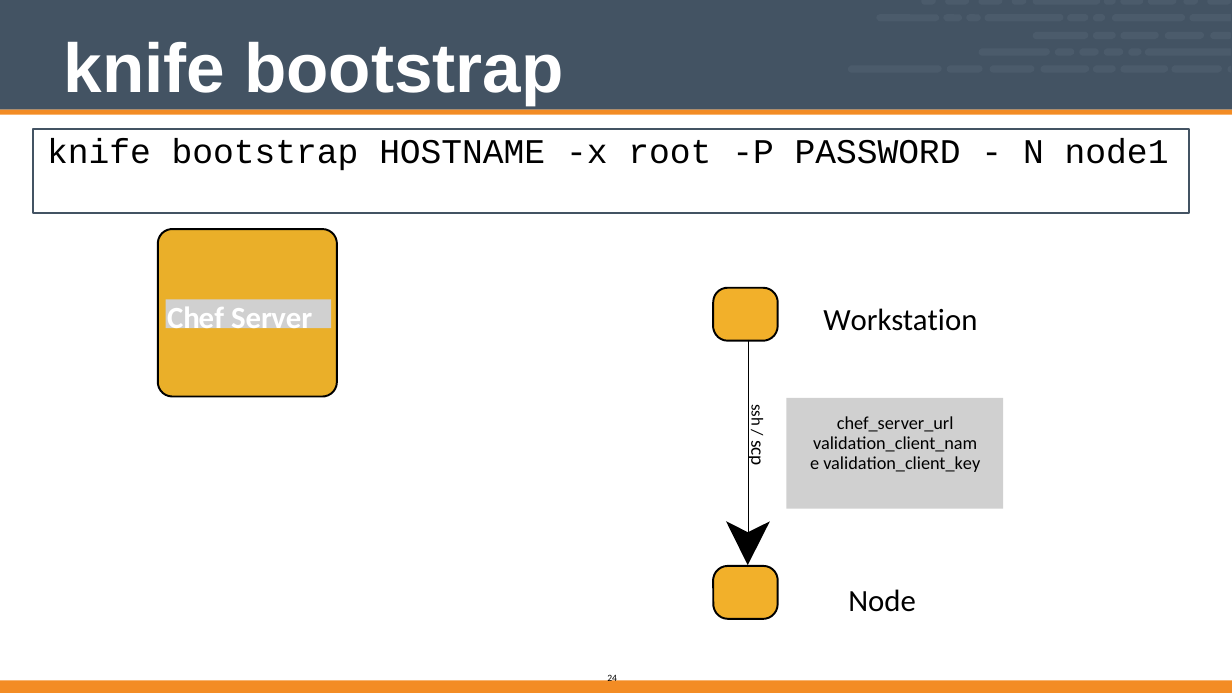
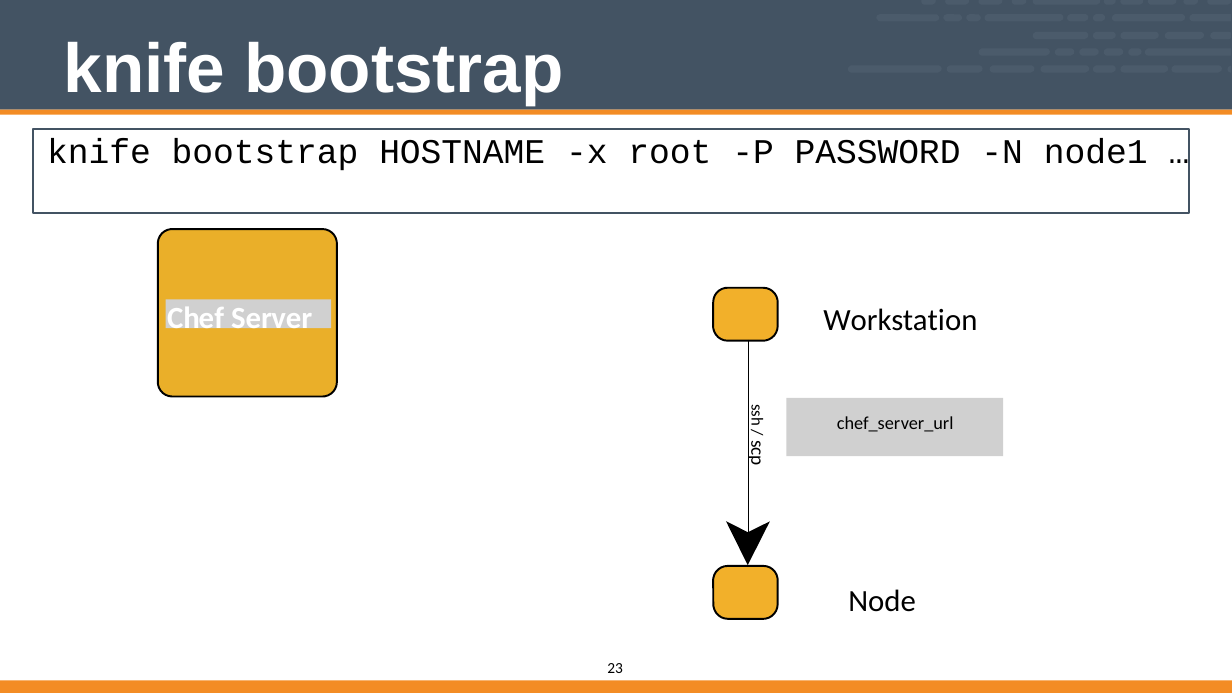
Before and after one commit to vinyar/chef-intermediate, a slide deck: slide 23 of Modules/02-Chef_Intermediate.pptx (slide 24 before the commit). Drawn at 1232x693 pixels with LibreOffice and Linux fonts; fonts in the diff are those of the drawing; grey boxes stand for pictures. Boxes give left, top, right and bottom in pixels: in the first picture for what was removed or moved away, otherwise in the second. Text is boxed around its words. In the diff, an @@ line names an element or a change of style, - is before the commit and + after.

```diff
--- a/Modules/02-Chef_Intermediate.pptx
+++ b/Modules/02-Chef_Intermediate.pptx
@@ text in rectangle at [47,138,1148,171]: text changed @@
-knife bootstrap HOSTNAME -x root -P PASSWORD - N node1
+knife bootstrap HOSTNAME -x root -P PASSWORD -N node1 …
@@ picture: place and size @@
-picture at [786,398,1003,509]
+picture at [786,398,1003,456]
@@ text at [837,416,954,432]: text changed @@
-chef_server_url validation_client_name validation_client_key
+chef_server_url
@@ page number at [607,663,623,673]: text changed; size 10 to 16 pt @@
-24
+23
```
Also in this commit, not shown: 22 other slides changed, 2 slides added, 3 slides removed.
